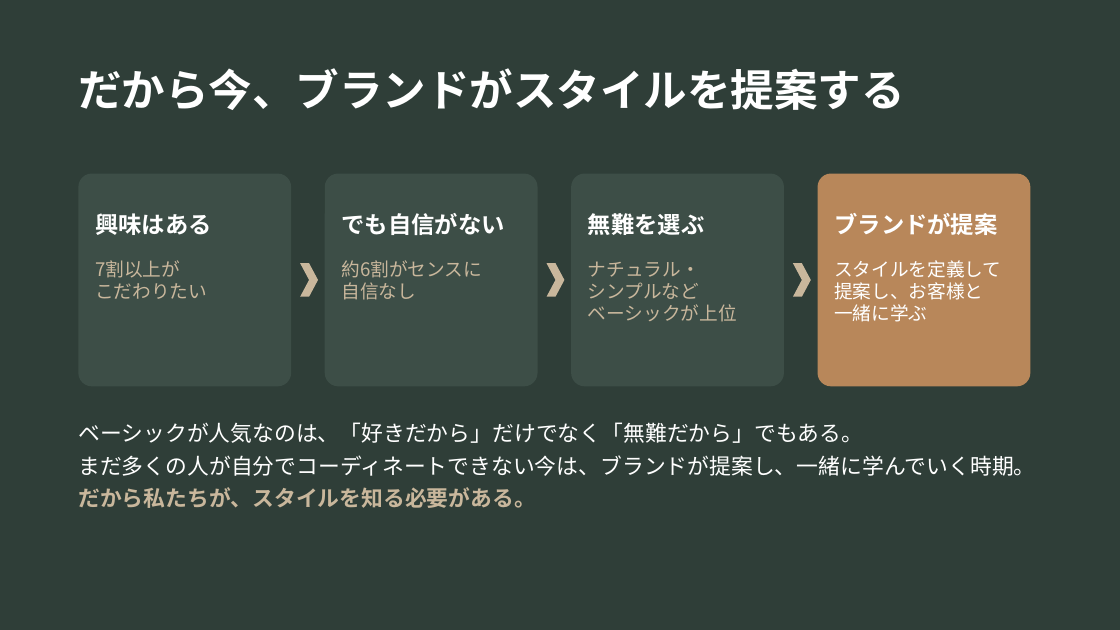
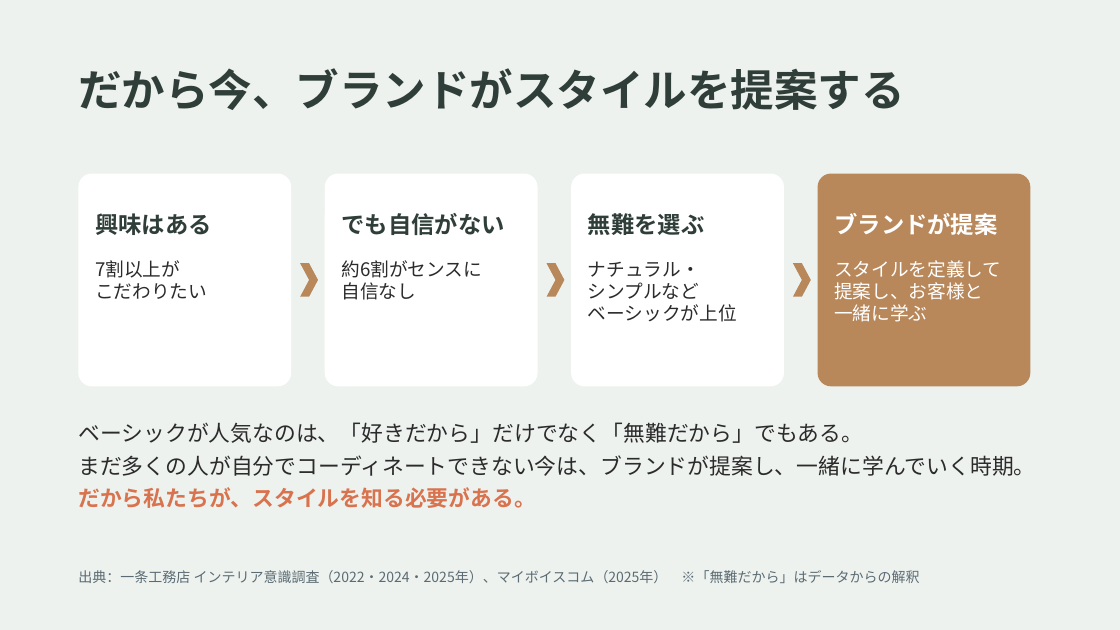
Before and after one commit to rietakenaho-creator/my-first-project_atinterior, a slide deck: slide 3 of workshop1_interior_style.pptx. Drawn at 1120x630 pixels with LibreOffice and Linux fonts; fonts in the diff are those of the drawing. Boxes give left, top, right and bottom in pixels: in the first picture for what was removed or moved away, otherwise in the second. Text is boxed around its words. In the diff, an @@ line names an element or a change of style, - is before the commit and + after.

```diff
--- a/workshop1_interior_style.pptx
+++ b/workshop1_interior_style.pptx
@@ background #2F3E38 to #EEF2EF @@
@@ fill #3D4E47 to #FFFFFF in 3 elements at [78, 174, 291, 386], [325, 174, 538, 386], [571, 174, 784, 386] @@
@@ text colour #FFFFFF to #2F3E38 in 4 elements at [78, 68, 904, 110], [95, 213, 212, 235], [342, 213, 505, 235], [588, 213, 705, 235] @@
@@ text colour #C9B79C to #2B2B2B in 3 elements at [95, 260, 207, 299], [342, 260, 483, 300], [588, 261, 737, 322] @@
@@ fill #C9B79C to #B8875A in 3 elements at [300, 263, 318, 297], [547, 263, 564, 297], [793, 263, 811, 297] @@
@@ text "ベーシックが人気なのは、「好きだから」だけでなく「無難だから」でもある。" at [78, 422, 1035, 508]: text colour #FFFFFF to #2B2B2B in "ベーシックが人気なのは、「好きだから」だけでなく「無難だから」でもある。", "まだ多くの人が自分でコーディネートできない今は、ブランドが提案し、一緒に学んでいく時期。"; text colour #C9B79C to #D9734E in "だから私たちが、スタイルを知る必要がある。" @@
@@ text added at [78, 570, 919, 583], 9 pt, text #5B6B73 @@
+出典：一条工務店 インテリア意識調査（2022・2024・2025年）、マイボイスコム（2025年） ※「無難だから」はデータからの解釈
```
Also in this commit, not shown: 2 other slides changed.
